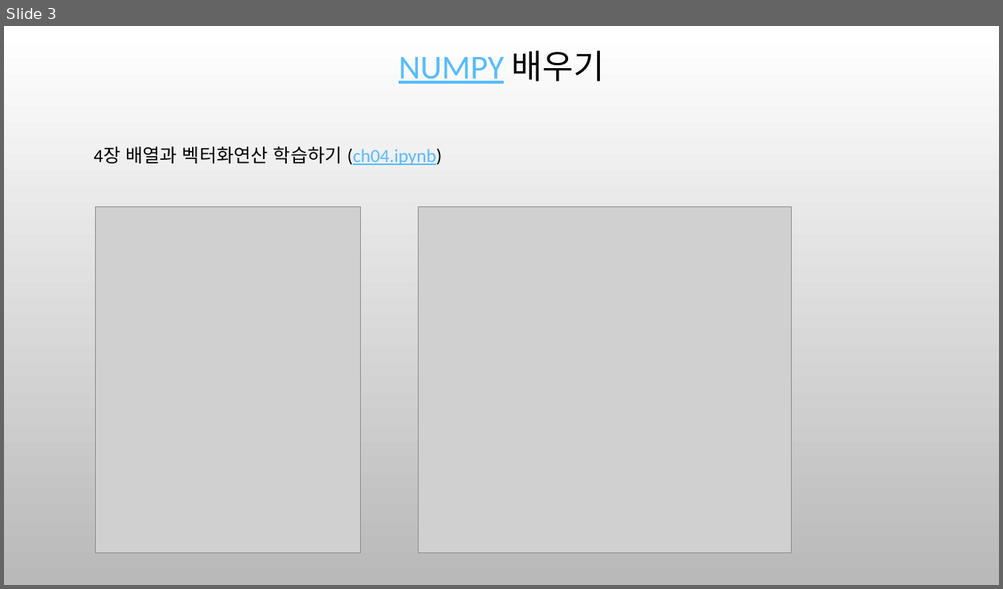
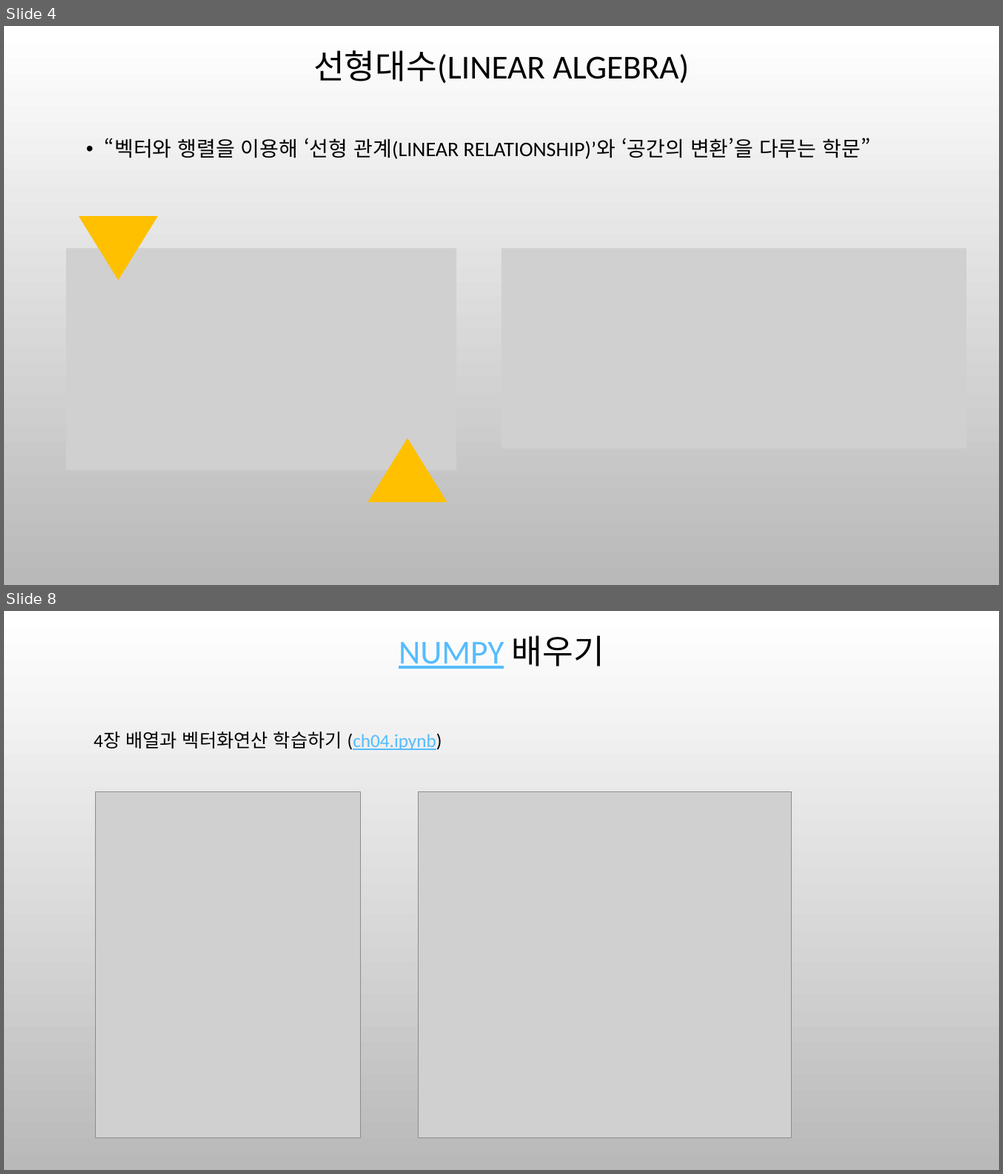
Before and after one commit to ancestor9/mathematics-for-machine-learning, a slide deck: 6_Matrix_vectors.pptx. Shown one above the other, each under a label of ours: slide 3 before the commit, slides 4 and 8 after it; the slides between them are not shown. The pictures are 1003x589 and 1003x1174 pixels, drawn with LibreOffice and Linux fonts; fonts in the diff are those of the drawing; grey boxes stand for pictures; background and template pictures are left out. Boxes give left, top, right and bottom in pixels: in the first picture for what was removed or moved away, otherwise in the second. Text is boxed around its words. In the diff, an @@ line names an element or a change of style, - is before the commit and + after.

```diff
--- a/6_Matrix_vectors.pptx
+++ b/6_Matrix_vectors.pptx
@@ slide 4 added at <box>4,26,999,585</box>, background picture (left out) @@
@@ title added at <box>313,50,688,83</box>, 32.4 pt, text #000000 @@
+선형대수(LINEAR ALGEBRA)
@@ text added at <box>105,138,870,159</box>, 20 pt, text #000000 @@
+• “벡터와 행렬을 이용해 ‘선형 관계(LINEAR RELATIONSHIP)’와 ‘공간의 변환’을 다루는 학문”
@@ flow chart merge added at <box>79,216,158,281</box>, fill #FFC000 @@
@@ picture added at <box>66,248,456,471</box> @@
@@ picture added at <box>502,248,967,449</box> @@
@@ flow chart merge added at <box>368,439,447,503</box>, fill #FFC000 @@
@@ what was slide 3 is now slide 8 @@
```
Also in this commit, not shown: 3 slides changed, 4 other slides added.
